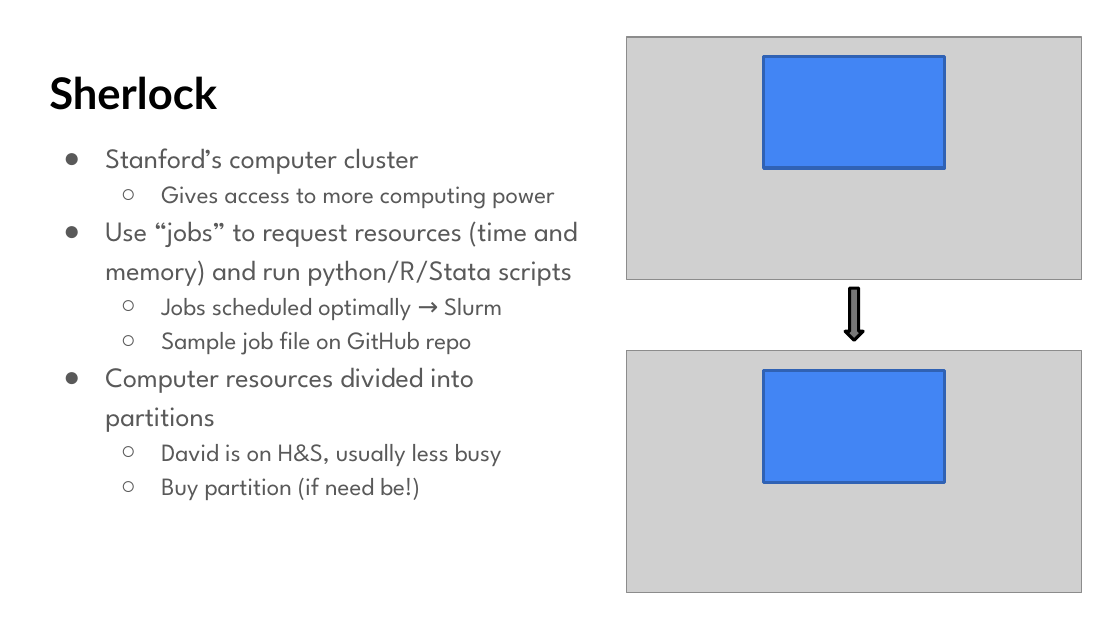
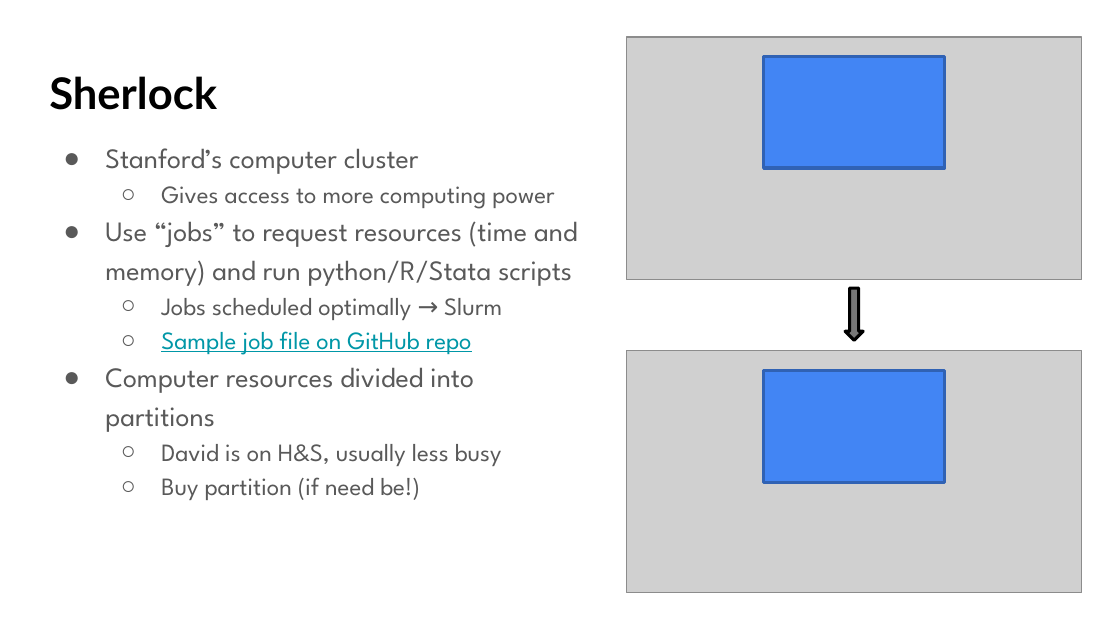
Before and after one commit to sofiaaj/sg_workshop, a slide deck: slide 19 of Safegraph meeting (04_11).pptx. Drawn at 1120x630 pixels with LibreOffice and Linux fonts; fonts in the diff are those of the drawing; grey boxes stand for pictures. Boxes give left, top, right and bottom in pixels: in the first picture for what was removed or moved away, otherwise in the second. Text is boxed around its words. In the diff, an @@ line names an element or a change of style, - is before the commit and + after.

```diff
--- a/Safegraph meeting (04_11).pptx
+++ b/Safegraph meeting (04_11).pptx
@@ text at (161, 331, 472, 355): text colour #595959 to #0097A7, underline on in "Sample job file on GitHub repo" @@
```
Also in this commit, not shown: 4 other slides changed, 2 other files.
